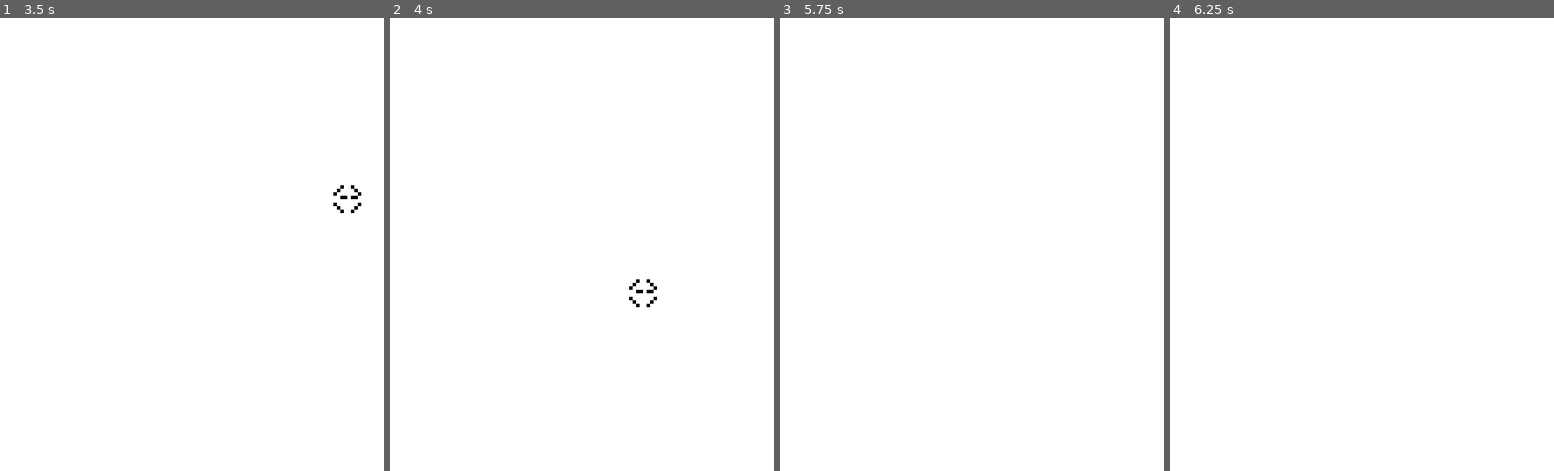
Above: before the commit, frames 1-4 (left to right).
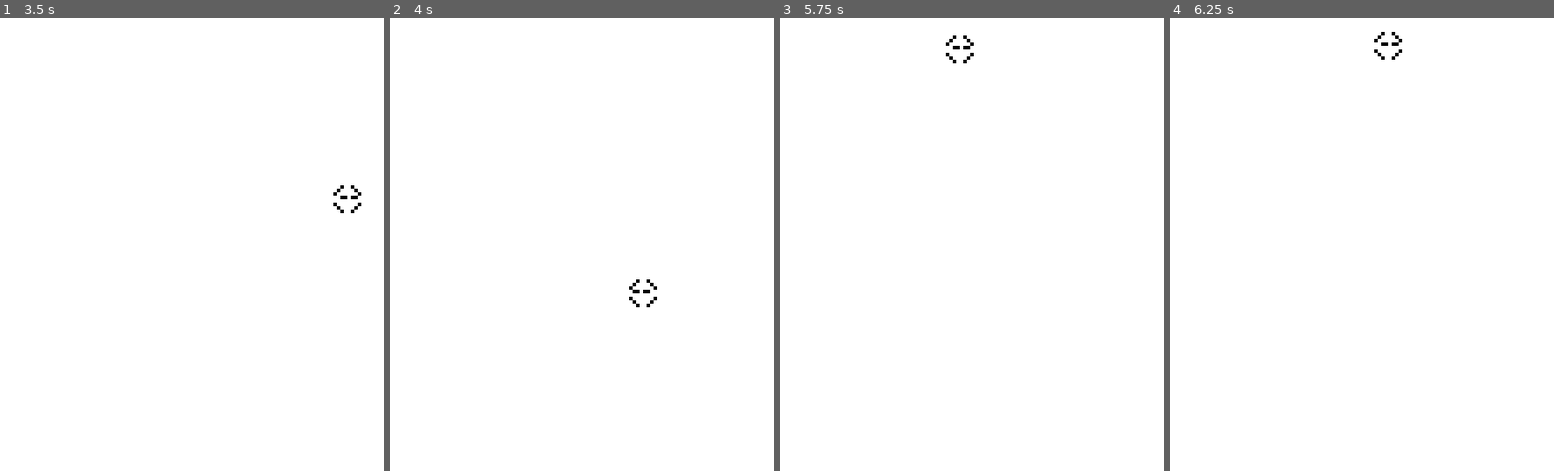
Above: after the commit, the same moments.

Repository: droqen/droqever-202404
Game: Godot game, scene res://aligirimXXI.tscn
The game is run twice, just before and just after one commit, with the same random seed, the same clock (stepped at 60 frames per second) and the same inputs.
Inputs:
- Up to frame 1 (3.5 s): tap Enter at 0.5 s; hold D 0.53-1.28 s; tap Z (A) at 0.6 s; tap Space at 0.77, 1.52, 3.02 s; tap X (B) at 0.8, 1.35 s; hold S 1.28-2.03 s; tap Right (E) at 1.55 s; hold D 2.03-2.78 s; hold Right (E) 2.03-2.78 s; tap Up (N) at 2.3, 2.85 s; hold W from 2.78 s (still down); tap Down (S) at 3.05 s
- Up to frame 2 (4 s): tap Escape (reset) at 3.5 s; release W at 3.53 s; hold A from 3.53 s (still down); hold Down (S) from 3.53 s (still down); tap Space at 3.77 s; tap Z (A) at 3.8 s
- Up to frame 3 (5.75 s): tap Escape (reset) at 4.25 s; release Down (S) at 4.28 s; tap Z (A) at 4.35 s; tap Space at 4.52 s; tap X (B) at 4.55, 5.1 s; release A at 5.03 s; hold S from 5.03 s (still down); hold Right (E) from 5.03 s (still down)
- Up to frame 4 (6.25 s): release S at 5.78 s; release Right (E) at 5.78 s; hold D from 5.78 s (still down); tap Right (E) at 5.85 s; tap Space at 6.02 s; tap Up (N) at 6.05 s

Frame 1 is identical in both runs. In frame 2, less than 0.1% of the frame differs, in the area x 63-69%, y 60-61%; in frame 3, 0.1%, in the area x 43-51%, y 3-10%; in frame 4, 0.1%.

Commit message:
this represents HALF of the js bridge, lol

Diff:
--- a/apr01-aligirim/aligirimXXI.tscn
+++ b/apr01-aligirim/aligirimXXI.tscn
@@ -7,11 +7,12 @@
 [ext_resource path="res://navdi/Node Scripts/Maze/FlagEditor/flags_sprites.png" type="Texture" id=5]
 [ext_resource path="res://navdi/Node Scripts/Maze/FlagEditor/FlagEditorScene.tscn" type="PackedScene" id=6]
 [ext_resource path="res://navdi/Node Scripts/Pin/PinSetup.gd" type="Script" id=7]
-[ext_resource path="res://navdi/Resources/icon.png" type="Texture" id=8]
+[ext_resource path="res://simple10x10.png" type="Texture" id=8]
 [ext_resource path="res://glider.gd" type="Script" id=9]
 [ext_resource path="res://simpler-sheet.tres" type="Resource" id=10]
 [ext_resource path="res://navdi/Node Scripts/Sheet/SheetSprite.gd" type="Script" id=11]
 [ext_resource path="res://navdi/Node Scripts/Pin/BridgedPin.gd" type="Script" id=12]
+[ext_resource path="res://navdi/Resources/fonts/thin8high.tres" type="DynamicFont" id=13]
 
 [sub_resource type="TileSet" id=1]
 0/name = "000"
@@ -3168,6 +3169,18 @@
 
 [node name="XXI" type="Node2D"]
 
+[node name="Label" type="Label" parent="."]
+margin_left = 4.0
+margin_top = 6.0
+margin_right = 193.0
+margin_bottom = 122.0
+custom_colors/font_color = Color( 0.647059, 0.772549, 0.560784, 1 )
+custom_fonts/font = ExtResource( 13 )
+text = "Today is a very special day... today I got Javascript controll- ing Godot, so that I can add customizable controls, and generalized mobile control support for my droqever games.
+
+This is not a game, haha. It's a test bed. Go play another game! There actually are fun games on this website. Try 'databug_sequel'."
+autowrap = true
+
 [node name="pinsetup" type="Node" parent="."]
 script = ExtResource( 7 )
 
@@ -3181,7 +3194,7 @@
 bg_color = Color( 1, 1, 1, 1 )
 project_month = "April"
 project_day = "1"
-project_name = "glider"
+project_name = "touched_glider"
 project_desc = "hello!"
 project_icon = ExtResource( 8 )
 
@@ -3207,7 +3220,7 @@
 texture = ExtResource( 1 )
 hframes = 10
 vframes = 10
-frame = 11
+frame = 1
 script = ExtResource( 11 )
 sprite_sheet = ExtResource( 10 )
 _frames = [ 1, 11, 1, 11, 11, 1 ]
--- a/apr01-aligirim/glider.gd
+++ b/apr01-aligirim/glider.gd
@@ -3,3 +3,9 @@
 func _physics_process(_delta):
 	$BridgedPin.process_pins()
 	position += $BridgedPin.stick
+
+	position.x = fposmod(position.x, 200)
+	position.y = fposmod(position.y, 130)
+
+	if $BridgedPin.stick.x:
+		spr.flip_h = $BridgedPin.stick.x < 0
--- a/apr01-aligirim/navdi/Node Scripts/Pin/BridgedPin.gd
+++ b/apr01-aligirim/navdi/Node Scripts/Pin/BridgedPin.gd
@@ -5,8 +5,10 @@
 onready var _jscb_get_joystick_update = JavaScript.create_callback(self, "_get_joystick_update")
 var touch_stick : Vector2
 var touch_stick_locked : float = 0.0
-func _get_joystick_update(_touch_stick):
-	touch_stick = _touch_stick
+func _get_joystick_update(args):
+	print("JOYSTUCK UPDATE RECVD")
+	print(args)
+	touch_stick = Vector2(args[0], args[1])
 	if touch_stick:
 		stick = touch_stick
 		touch_stick_locked = 10.0
@@ -19,10 +21,11 @@
 	var Bridge = JavaScript.get_interface("Bridge");
 	if Bridge:
 		Bridge.report_connection()
+		prints("do i have a callback?", _jscb_get_joystick_update)
 		Bridge.setup_joystick_if_mobile(_jscb_get_joystick_update)
 		print("BRIDGE SUCCESS")
 	else:
-		print("BRIDGE FAILED")
+		print("No bridge (maybe you're not running on web?)")
 
 
 func process_pins():
--- a/apr01-aligirim/project.godot
+++ b/apr01-aligirim/project.godot
@@ -230,13 +230,13 @@
 
 [application]
 
-config/name="2024, April 1: glider."
+config/name="2024, April 1: touched_glider."
 config/description="hello!"
 run/main_scene="res://aligirimXXI.tscn"
-boot_splash/image="res://navdi/Resources/icon.png"
+boot_splash/image="res://simple10x10.png"
 boot_splash/fullsize=false
 boot_splash/bg_color=Color( 1, 1, 1, 1 )
-config/icon="res://navdi/Resources/icon.png"
+config/icon="res://simple10x10.png"
 boot_splash/filter=false
 
 [display]
@@ -266,6 +266,7 @@
 [rendering]
 
 quality/driver/driver_name="GLES2"
+2d/snapping/use_gpu_pixel_snap=true
 vram_compression/import_etc=true
 vram_compression/import_etc2=false
 environment/default_clear_color=Color( 1, 1, 1, 1 )
Not shown: 52 places in apr01-aligirim/aligirimXXI.tscn that only renumber resources
Binary file added: apr01-aligirim/simple10x10.png
Not shown, added: apr01-aligirim/simple10x10.png.import
Not shown, added: apr01-aligirim/touched-glider.zip
Not shown, changed: test/index.pck
